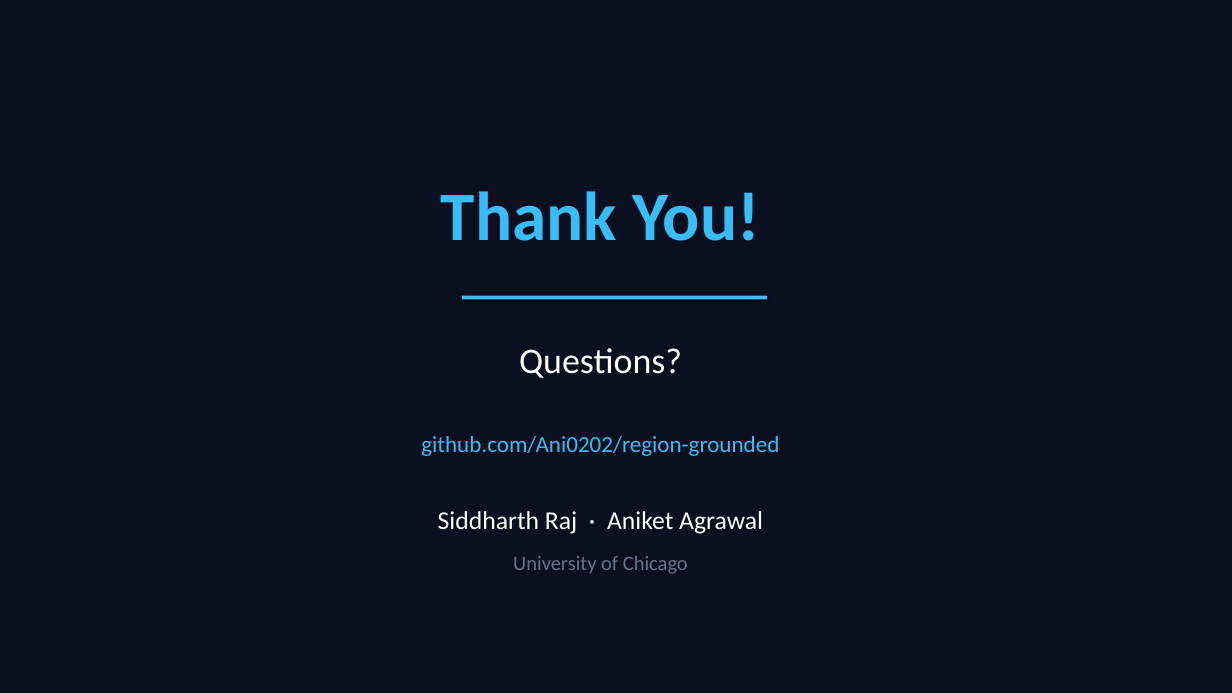
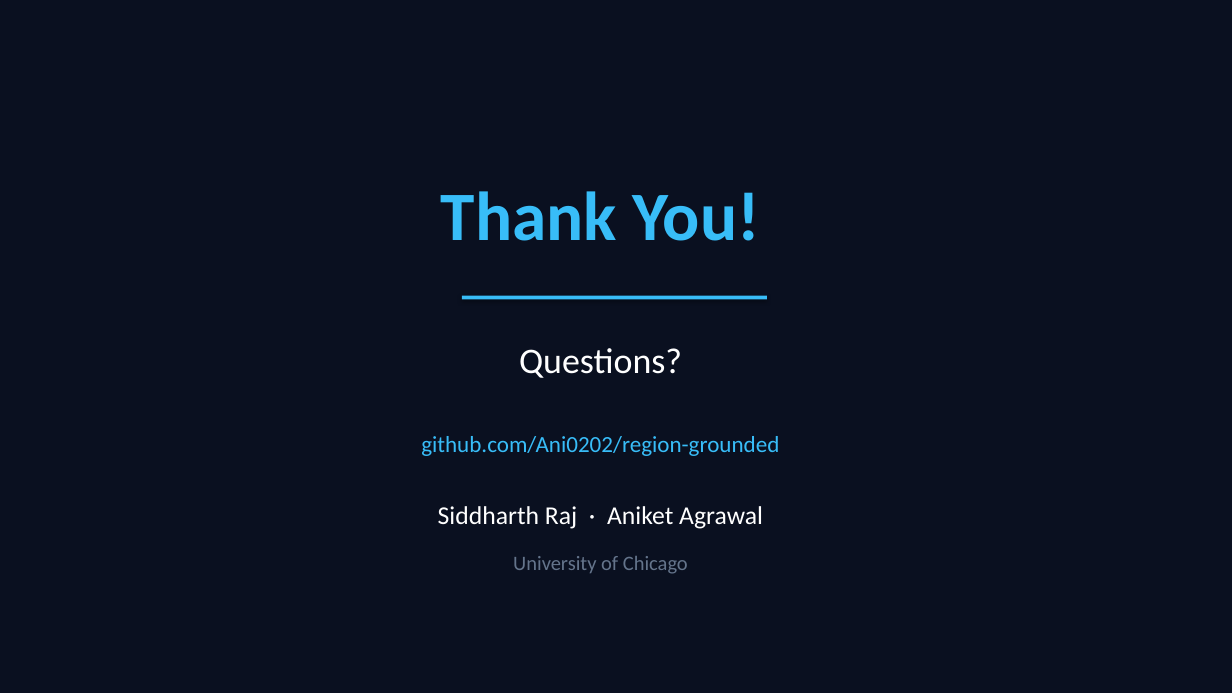
Before and after one commit to Ani0202/region-grounded, a slide deck: slide 16 of presentation/graft_presentation.pptx (slide 14 before the commit). Drawn at 1232x693 pixels with LibreOffice and Linux fonts; fonts in the diff are those of the drawing. Boxes give left, top, right and bottom in pixels: in the first picture for what was removed or moved away, otherwise in the second. Text is boxed around its words. In the diff, an @@ line names an element or a change of style, - is before the commit and + after.

```diff
--- a/presentation/graft_presentation.pptx
+++ b/presentation/graft_presentation.pptx
@@ text "Siddharth Raj · Aniket Agrawal": place and size @@
-text "Siddharth Raj · Aniket Agrawal" at (438,511,763,534)
+text "Siddharth Raj · Aniket Agrawal" at (438,506,763,529)
```
Also in this commit, not shown: 9 other slides changed, 6 slides added, 4 slides removed, 1 other file.
